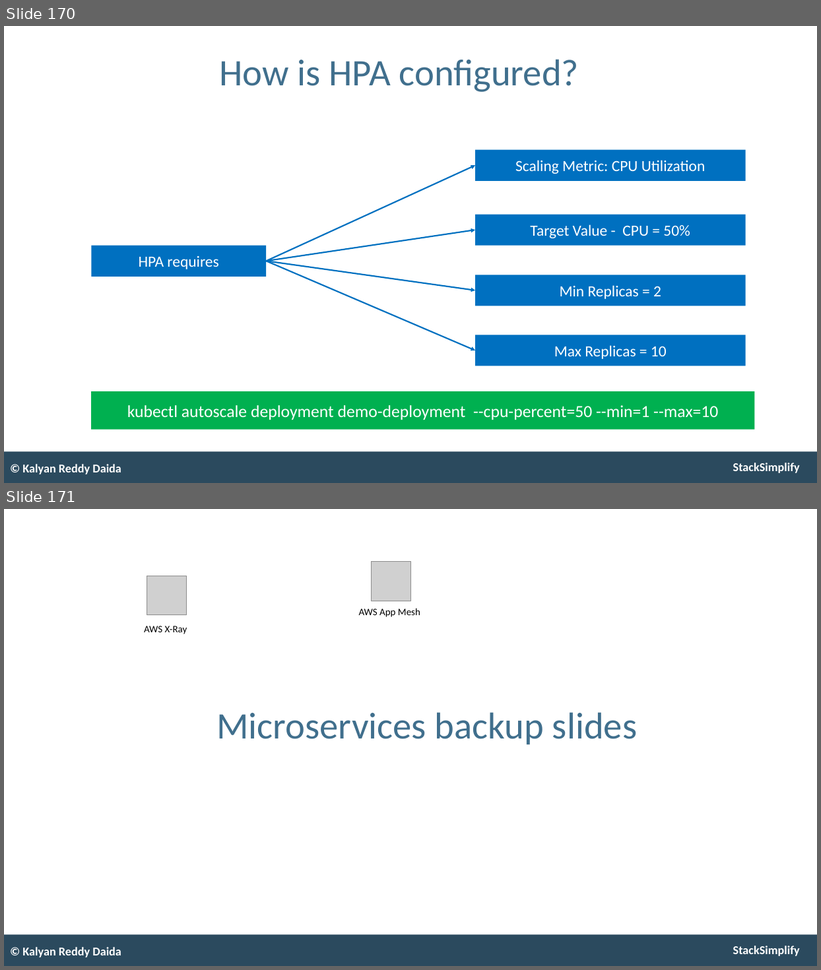
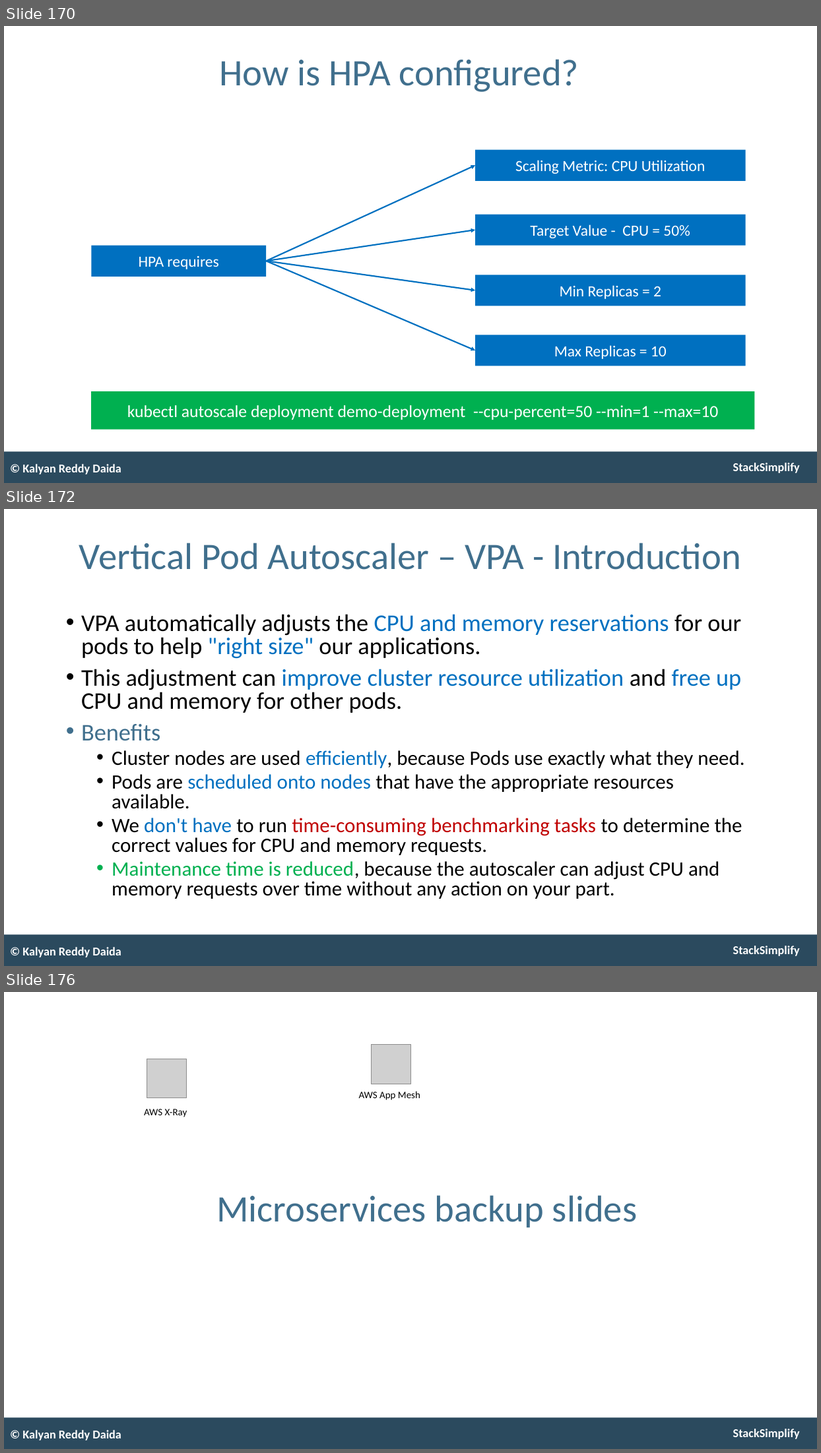
Before and after one commit to talvionyx/aws-eks-kubernetes-masterclass, a slide deck: presentation/AWS-Fargate-and-EKS-Masterclass.pptx. Shown one above the other, each under a label of ours: slides 170 and 171 before the commit, slides 170, 172 and 176 after it; the slides between them are not shown. The pictures are 821x970 and 821x1453 pixels, drawn with LibreOffice and Linux fonts; fonts in the diff are those of the drawing; grey boxes stand for pictures. Boxes give left, top, right and bottom in pixels: in the first picture for what was removed or moved away, otherwise in the second. Text is boxed around its words. In the diff, an @@ line names an element or a change of style, - is before the commit and + after.

```diff
--- a/presentation/AWS-Fargate-and-EKS-Masterclass.pptx
+++ b/presentation/AWS-Fargate-and-EKS-Masterclass.pptx
@@ slide 172 added at [4,509,817,966], background #FFFFFF; not listed: 2 template elements that a slide beside it also shows @@
@@ title added at [79,543,741,570], 53 pt, text #406F8D @@
+Vertical Pod Autoscaler – VPA - Introduction
@@ text added at [81,614,745,899], 29 pt, text #000000 @@
+• VPA automatically adjusts the CPU and memory reservations for our pods to help "right size" our applications.
+• This adjustment can improve cluster resource utilization and free up CPU and memory for other pods.
+• Benefits
+  • Cluster nodes are used efficiently, because Pods use exactly what they need.
+  • Pods are scheduled onto nodes that have the appropriate resources available.
+  • We don't have to run time-consuming benchmarking tasks to determine the correct values for CPU and memory requests.
+  • Maintenance time is reduced, because the autoscaler can adjust CPU and memory requests over time without any action on your part.
@@ text added at [22,947,121,958], 17 pt, text #FFFFFF, bold @@
+© Kalyan Reddy Daida
@@ what was slide 171 is now slide 176 @@
```
Also in this commit, not shown: 4 other slides added, 5 other files.
